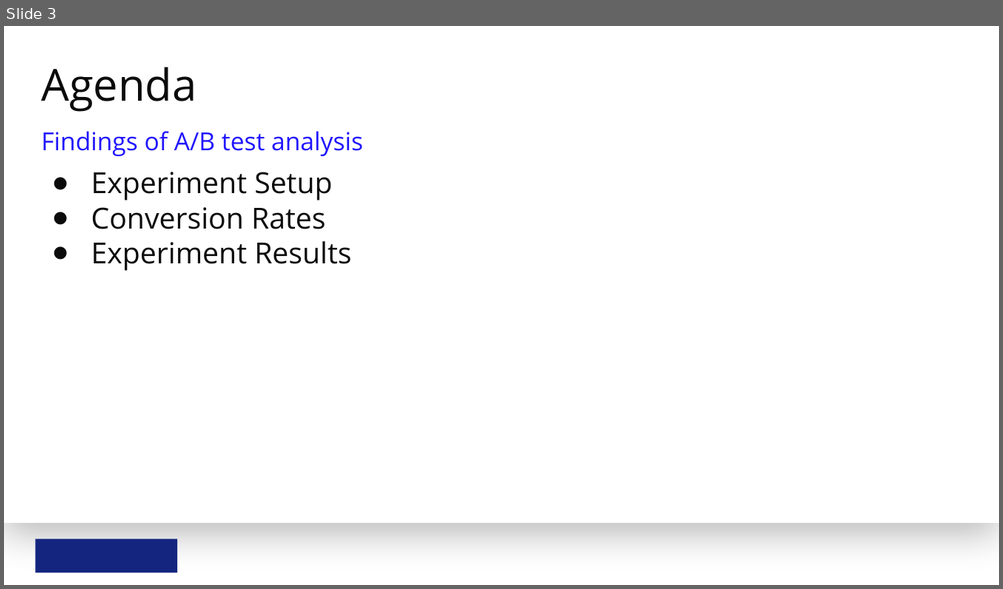
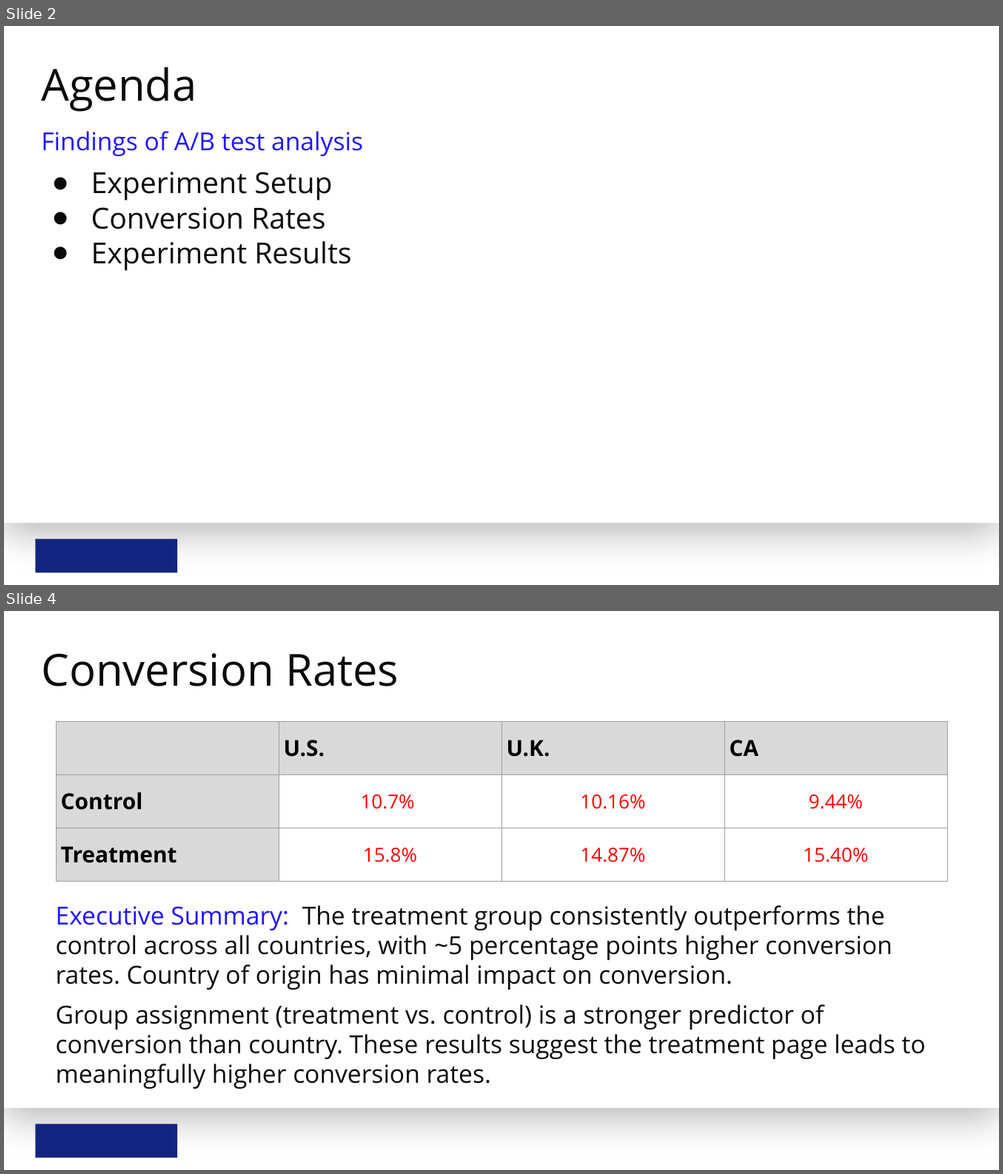
Before and after one commit to marcosquant/statistics-for-data-analysis, a slide deck: project_3/analyze-a_b-test-results-template.pptx. Shown one above the other, each under a label of ours: slide 3 before the commit, slides 2 and 4 after it; the slides between them are not shown. The pictures are 1003x589 and 1003x1174 pixels, drawn with LibreOffice and Linux fonts; fonts in the diff are those of the drawing; background and template pictures are left out. Boxes give left, top, right and bottom in pixels: in the first picture for what was removed or moved away, otherwise in the second. Text is boxed around its words. In the diff, an @@ line names an element or a change of style, - is before the commit and + after.

```diff
--- a/project_3/analyze-a_b-test-results-template.pptx
+++ b/project_3/analyze-a_b-test-results-template.pptx
@@ slide 4 added at [4,611,999,1170], background #FFFFFF; not listed: 2 template elements that a slide beside it also shows @@
@@ title added at [41,653,398,686], 64 pt, text #0B0B0B @@
+Conversion Rates
@@ table added at [56,721,947,882], 3 rows, 4 columns @@
+ | U.S. | U.K. | CA
+Control | 10.7% | 10.16% | 9.44%
+Treatment | 15.8% | 14.87% | 15.40%
@@ text added at [56,906,925,1089], 36 pt, text #0B0B0B @@
+Executive Summary: The treatment group consistently outperforms the control across all countries, with ~5 percentage points higher conversion rates. Country of origin has minimal impact on conversion.
+Group assignment (treatment vs. control) is a stronger predictor of conversion than country. These results suggest the treatment page leads to meaningfully higher conversion rates.
@@ what was slide 3 is now slide 2 @@
```
Also in this commit, not shown: 3 slides changed, 2 slides removed, 1 other file.
